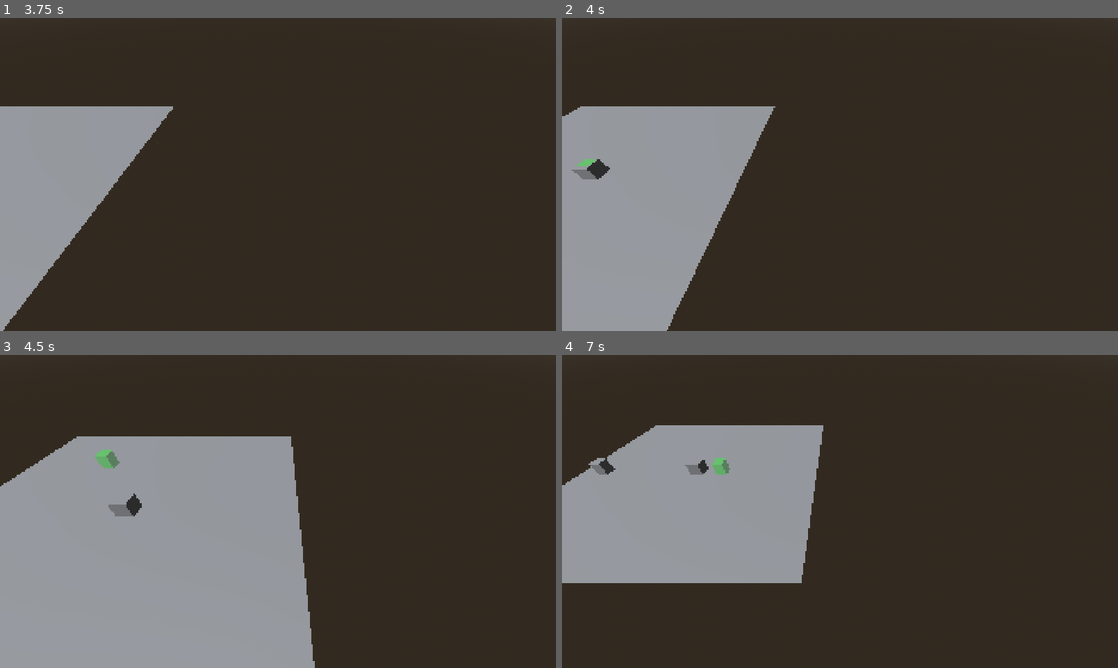
Above: before the commit, frames 1-4 (two rows, left to right).
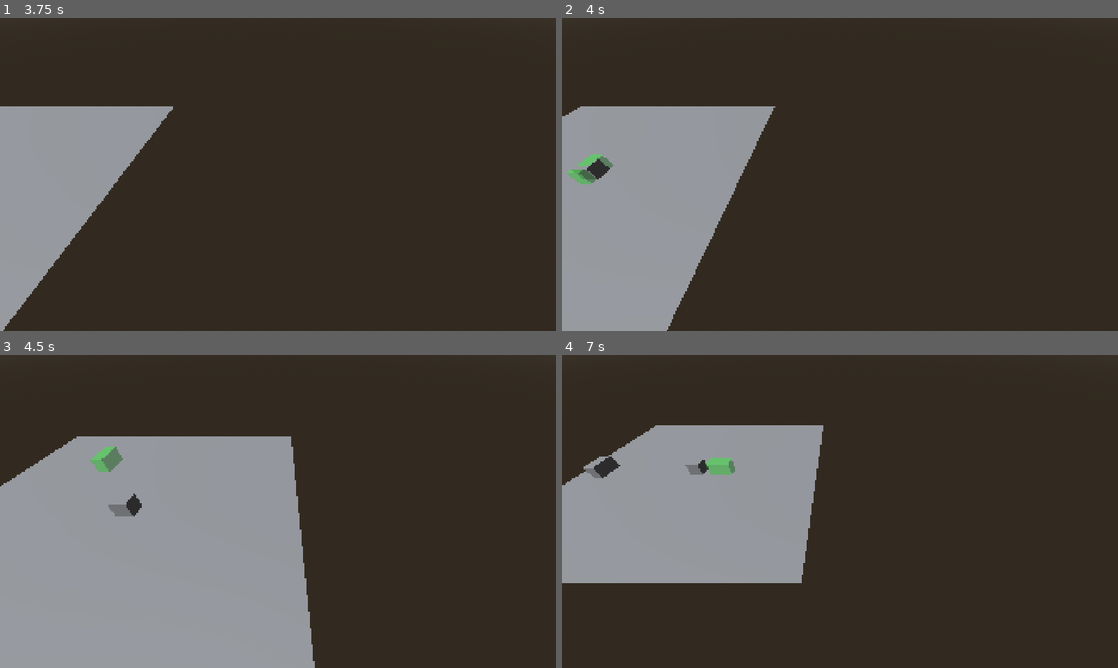
Above: after the commit, the same moments.

Repository: ChrisGiggleman/industrial-warfare
Game: Godot game, scene res://scenes/core/main.tscn
Same seed, same stepped clock (60 frames per second), same inputs: the game is played once before the commit and once after it.
Inputs (mouse positions are in pixels of both pictures, inside the frame that each line leads up to):
- Up to frame 1 (3.75 s): tap Enter at 0.5 s; move the mouse to (400, 158) at 0.52 s; hold D (move_right) 0.53-1.28 s; hold Mouse wheel up (camera_zoom_in) 0.53-1.28 s; move the mouse to (166, 190) at 1.27 s; hold S (move_backward) 1.28-2.03 s; tap Mouse wheel down (camera_zoom_out) at 1.35 s; move the mouse to (333, 105) at 2.02 s; press the mouse at (333, 105) at 2.03 s; hold D (move_right) 2.03-2.78 s; move the mouse to (250, 237) at 2.77 s; release the mouse at (250, 237) at 2.78 s; hold W (move_forward) 2.78-3.53 s; tap R (rotate_placement) at 2.85 s; move the mouse to (444, 221) at 3.52 s; hold A (move_left) from 3.53 s (still down); hold B (toggle_placement_mode) from 3.53 s (still down)
- Up to frame 2 (4 s): keep holding A (move_left); keep holding B (toggle_placement_mode)
- Up to frame 3 (4.5 s): keep holding A (move_left); move the mouse to (111, 464) at 4.27 s; release B (toggle_placement_mode) at 4.28 s; tap Mouse wheel up (camera_zoom_in) at 4.35 s
- Up to frame 4 (7 s): move the mouse to (867, 511) at 5.02 s; release A (move_left) at 5.03 s; hold S (move_backward) 5.03-5.78 s; hold Mouse wheel down (camera_zoom_out) 5.03-5.78 s; move the mouse to (756, 433) at 5.77 s; hold D (move_right) 5.78-6.53 s; click (756, 433) at 5.85 s; move the mouse to (962, 495) at 6.52 s; hold W (move_forward) from 6.53 s (still down); hold R (rotate_placement) from 6.53 s (still down)

Frame 1 is identical in both runs. In frame 2, 0.2% of the frame differs, in the area x 0-10%, y 43-54%; in frame 3, 0.2%; in frame 4, 0.3%, in the area x 3-32%, y 32-40%.

Commit message:
Add rotation aware placement footprints

Diff:
--- a/scenes/buildings/test_building.tscn
+++ b/scenes/buildings/test_building.tscn
@@ -3,10 +3,10 @@
 [ext_resource type="Script" uid="uid://bac2eqfgd7hsh" path="res://scripts/selectable_object.gd" id="1_01ywg"]
 
 [sub_resource type="BoxShape3D" id="BoxShape3D_01ywg"]
-size = Vector3(0.8, 1, 0.8)
+size = Vector3(0.8, 1, 1.8)
 
 [sub_resource type="BoxMesh" id="BoxMesh_xycqu"]
-size = Vector3(0.8, 1, 0.8)
+size = Vector3(0.8, 1, 1.8)
 
 [node name="TestBuilding" type="Node3D" unique_id=1418987496 node_paths=PackedStringArray("selection_mesh") groups=["selectable"]]
 script = ExtResource("1_01ywg")
--- a/scripts/world_interaction.gd
+++ b/scripts/world_interaction.gd
@@ -24,6 +24,7 @@
 
 var selected_object: Node = null
 var hover_material: StandardMaterial3D
+var placement_ghost_collisions: Array[CollisionShape3D] = []
 
 var placement_mode_active: bool = false
 var current_placement_position: Vector3 = Vector3.ZERO
@@ -269,34 +270,39 @@
 # =============================================================================
 # PLACEMENT VALIDITY CHECK
 # =============================================================================
-# Tests a roughly 1x1 meter area above the requested placement position.
-#
-# Collision Layer 3 is reserved for objects that block construction.
-#
-# Returns:
-#   true  = area is empty
-#   false = another placement-blocking object occupies the cell
-
-func _is_placement_clear(position: Vector3) -> bool:
-	var check_shape := BoxShape3D.new()
-	check_shape.size = Vector3(0.9, 1.0, 0.9)
-
-	var query := PhysicsShapeQueryParameters3D.new()
-
-	query.shape = check_shape
-	query.transform.origin = position + Vector3(0.0, 0.5, 0.0)
-
-	# Collision Layer 3 = Placement blockers.
-	query.collision_mask = 4
-
-	var results: Array[Dictionary] = (
-		get_viewport().world_3d.direct_space_state.intersect_shape(
-			query,
-			1
+# Checks the placement ghost's actual collision shapes against objects on
+# Collision Layer 3.
+#
+# Because the query uses each ghost collision shape's global transform,
+# building rotation is automatically included in the validity check.
+
+func _is_placement_clear(_position: Vector3) -> bool:
+	if placement_ghost_collisions.is_empty():
+		return false
+
+	for collision_shape in placement_ghost_collisions:
+		if collision_shape.shape == null:
+			continue
+
+		var query := PhysicsShapeQueryParameters3D.new()
+
+		query.shape = collision_shape.shape
+		query.transform = collision_shape.global_transform
+
+		# Collision Layer 3 = Placement blockers.
+		query.collision_mask = 4
+
+		var results: Array[Dictionary] = (
+			get_viewport().world_3d.direct_space_state.intersect_shape(
+				query,
+				1
+			)
 		)
-	)
-
-	return results.is_empty()
+
+		if not results.is_empty():
+			return false
+
+	return true
 
 
 # =============================================================================
@@ -356,9 +362,12 @@
 	placement_ghost.rotation_degrees.y = placement_rotation_degrees
 
 	# Disable all collision shapes inside the preview object.
+	placement_ghost_collisions.clear()
+
 	for child in placement_ghost.find_children("*", "CollisionShape3D", true, false):
 		if child is CollisionShape3D:
 			child.disabled = true
+			placement_ghost_collisions.append(child)
 
 	# Create a transparent preview material.
 	ghost_material = StandardMaterial3D.new()
@@ -389,3 +398,4 @@
 
 	placement_ghost = null
 	ghost_material = null
+	placement_ghost_collisions.clear()
Not shown, changed: docs/DEVLOG.md
Not shown, changed: docs/ROADMAP.md
